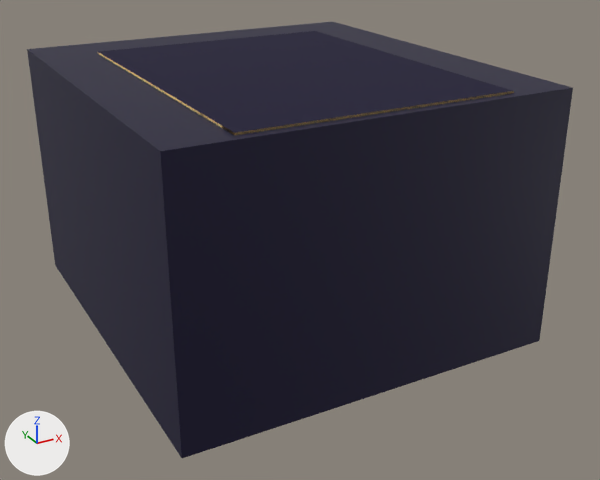
What one commit did to the Blender file public/assets/tower.blend.
The view is the same before and after, from a camera (50 mm lens) standing at (-0.185, -1.036, 0.265) and looking at (0.007, -0.687, 0.091). The lights are fixed; the arrows at lower left show +X, +Y and +Z.

Objects in the first picture: 'base', 'turret'.
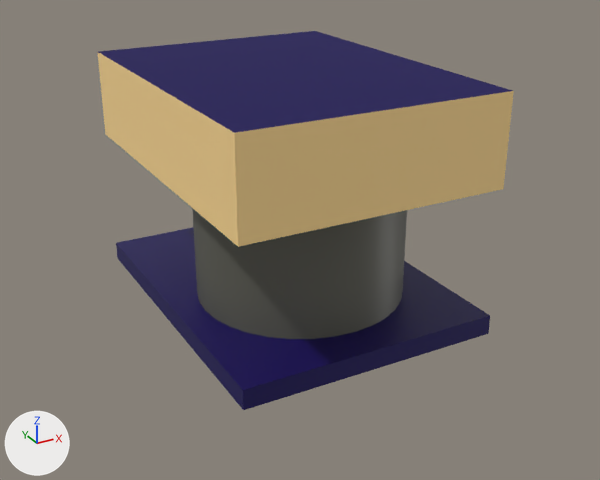
The change in detail:
Material 'floor-center-turret' (mat_floor_center_turret) changes colour from dark blue #0a002f to dark blue #120057; in linear values from (0.00304, 0.0, 0.0284) to (0.00605, 0.0, 0.0953).
Object 'base' (ob_base) is now hidden.

Location of each change, [x1, y1, x2, y2] in pixels of the pictures (600 x 480 px):
'base', hidden: before [27, 22, 573, 458]
'turret', recoloured: [98, 31, 514, 300] in both
'stand', unchanged, uncovered by the edit: after [116, 227, 490, 410]
